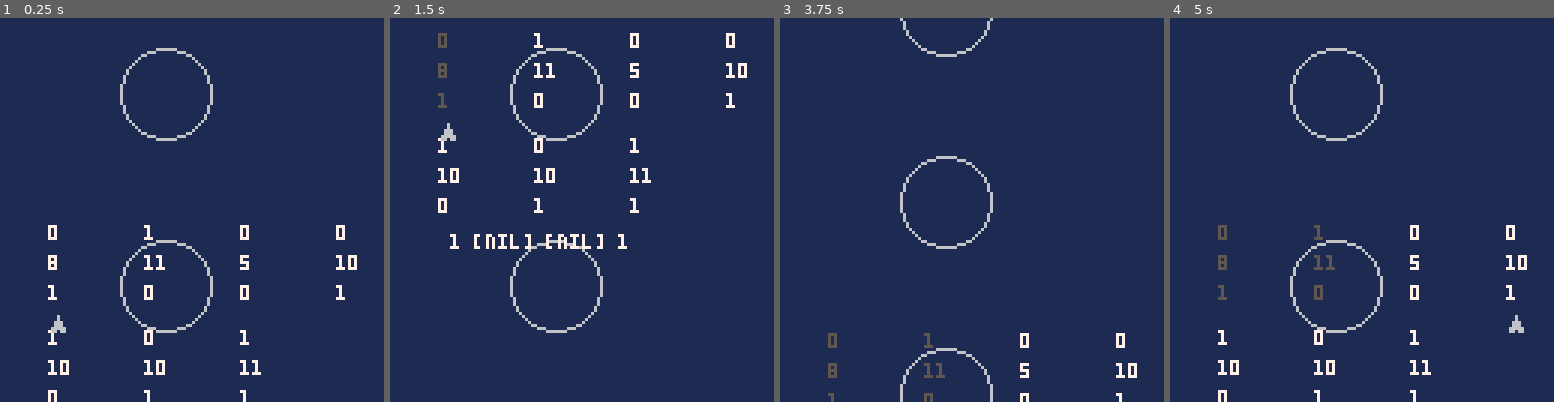
Above: before the commit, frames 1-4 (left to right).
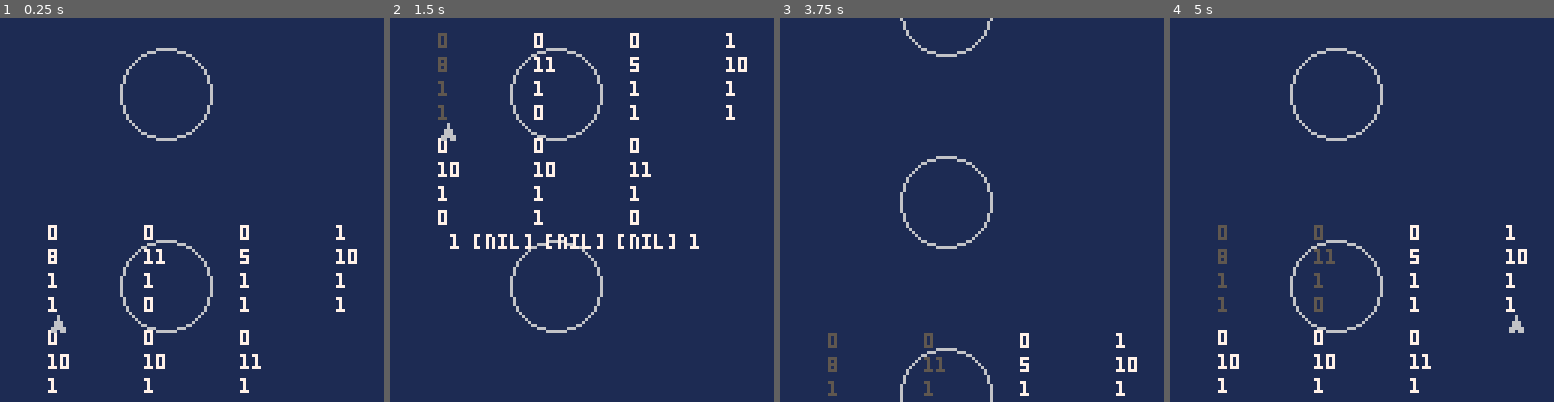
Above: after the commit, the same moments.

Repository: cpiod/that-day-my-dog-flew-a-spaceship
Game: PICO-8 cartridge gmtk.p8
Two runs of this game, one before a commit and one after it. Both use one fixed random seed, a clock stepped at 60 frames per second and the inputs below.
Inputs:
- Up to frame 1 (0.25 s): no input
- Up to frame 2 (1.5 s): tap X (X key) at 0.33, 1.07 s; tap O (Z key) at 0.7 s
- Up to frame 3 (3.75 s): hold Right 1.6-2.1 s; tap O (Z key) every 0.4 s from 1.7 to 3.7 s; tap X (X key) at 1.85, 2.97 s; hold Up 2.15-2.42 s; hold Right 2.47-3.03 s; hold Left 3.08-3.58 s; hold Down from 3.63 s (still down)
- Up to frame 4 (5 s): release Down at 3.97 s; hold Right 4.02-4.68 s; tap X (X key) at 4.08 s; tap O (Z key) at 4.1, 4.5, 4.9 s; hold Up from 4.73 s (still down)

The runs differ from the first frame. In frame 1, 1.6% of the frame differs, in the area x 12-93%, y 53-100%; in frame 2, 2.1%, in the area x 12-93%, y 3-61%; in frame 3, 0.7%; in frame 4, 1.6%.

Commit message:
Selection length set to 4

Diff:
--- a/gmtk.p8
+++ b/gmtk.p8
@@ -4,8 +4,8 @@
 -- the day my dog got in charge
 -- submission to gmtk 2020
 -- by a cheap plastic imitation of a game dev (cpiod)
-t={1,2,1} --const
-tmp={{1,1,0},{0,0,0}}
+t={1,2,1, 1} --const
+tmp={{1,1,0,1},{0,0,0,0}}
 mem={tmp,tmp,tmp}
 
 function _init()
@@ -14,9 +14,9 @@
 y_camera=0
 y_goal=128
 
-k=get_best(mem[1],{1,1,1})
-?k[1].." "..k[2].." "..k[3]
-?k[4]
+k=get_best(mem[1],{1,1,1,1})
+?k[1].." "..k[2].." "..k[3].." "..k[4]
+?k[5]
 
 f={true,false,true}
 n=7
@@ -52,14 +52,14 @@
 
   -- selection
   if btnp(🅾️) then
-   if enable[curs+1] and lsel<3 then
+   if enable[curs+1] and lsel<4 then
     enable[curs+1]=false
     lsel+=1
-    for i=1,3 do
+    for i=1,4 do
      if(sel[i]==nil) sel[i]=curs+1 break
     end
    elseif not enable[curs+1] then
-    for i=1,3 do
+    for i=1,4 do
      if(sel[i]==curs+1) sel[i]=nil
     end
     enable[curs+1]=true
@@ -68,7 +68,7 @@
   end
 
   -- confirm the selection
-  if btnp(❎) and lsel==3 then
+  if btnp(❎) and lsel==4 then
    screen=20
    inter={}
    for i=1,#f do
@@ -129,22 +129,23 @@
 	 -- set
   for c=0,n-1 do
    if(enable[c+1]) color(7) else color(5)
-   e1,e2,e3=unpack(s[c+1])
+   e1,e2,e3,e4=unpack(s[c+1])
    ?tostr(e1),16+32*flr(c/2),128+5+35*flr(c%2)
-   ?tostr(e2),16+32*flr(c/2),128+15+35*flr(c%2)
-   ?tostr(e3),16+32*flr(c/2),128+25+35*flr(c%2)
+   ?tostr(e2),16+32*flr(c/2),128+13+35*flr(c%2)
+   ?tostr(e3),16+32*flr(c/2),128+21+35*flr(c%2)
+   ?tostr(e4),16+32*flr(c/2),128+29+35*flr(c%2)
   end
 
   -- selection
-  ?tostr(sel[1]).." "..tostr(sel[2]).." "..tostr(sel[3]).." "..lsel,20,200
+  ?tostr(sel[1]).." "..tostr(sel[2]).." "..tostr(sel[3]).." "..tostr(sel[4]).." "..lsel,20,200
   spr(1,16+32*flr(curs/2),128+35+35*flr(curs%2))
  elseif screen==20 then
   camera(0,0)
   for i=1,#f do
    if f[i] then
     e,k=unpack(inter[i])
-    ?e[1].." "..e[2].." "..e[3],10,20*i+10
-    ?k[1].." "..k[2].." "..k[3].." "..tostr(k[4]),10,20*i
+    ?e[1].." "..e[2].." "..e[3].." "..e[4],10,20*i+10
+    ?k[1].." "..k[2].." "..k[3].." "..k[4].." "..tostr(k[4]),10,20*i
    end
   end
  end
@@ -155,7 +156,7 @@
 -- get the closest guess
 -- random if no memory
 function get_best(mem,tuple)
- local e1,e2,e3=unpack(tuple)
+ local e1,e2,e3,e4=unpack(tuple)
  if #mem==0 then
   return rnd()<.5
  else
@@ -163,12 +164,13 @@
   local ld=5
   for i=1,#mem do
    local k=mem[i]
-   local k1,k2,k3=unpack(k)
+   local k1,k2,k3,k4=unpack(k)
    local d=0
    if(k1!=e1) d+=1
    if(k2!=e2) d+=1
    if(k3!=e3) d+=1
-   if(d<ld) out={k1,k2,k3,i} ld=d
+   if(k4!=e4) d+=1
+   if(d<ld) out={k1,k2,k3,k4,i} ld=d
   end
  end
  -- todo: dist min too low: other guess?
